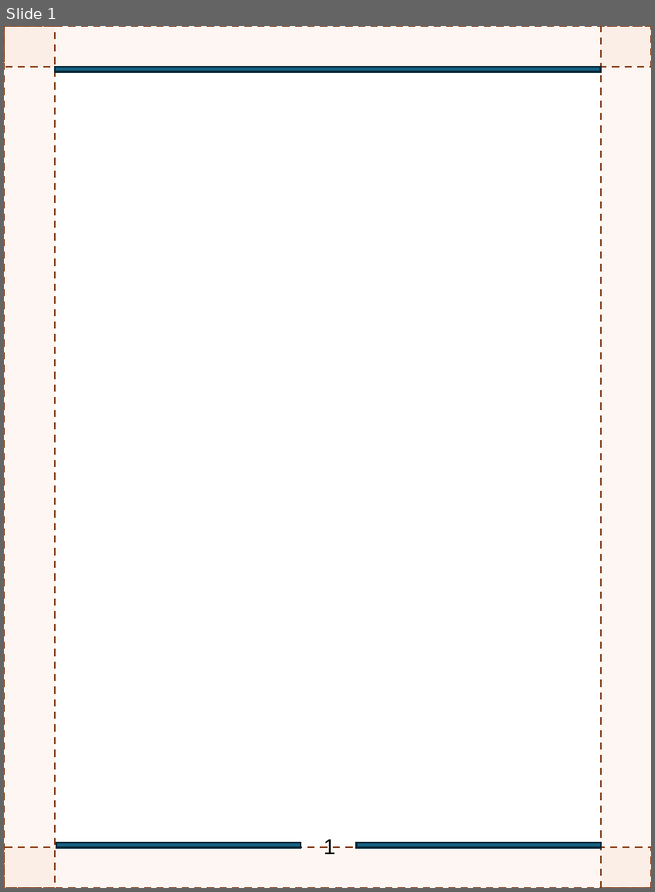
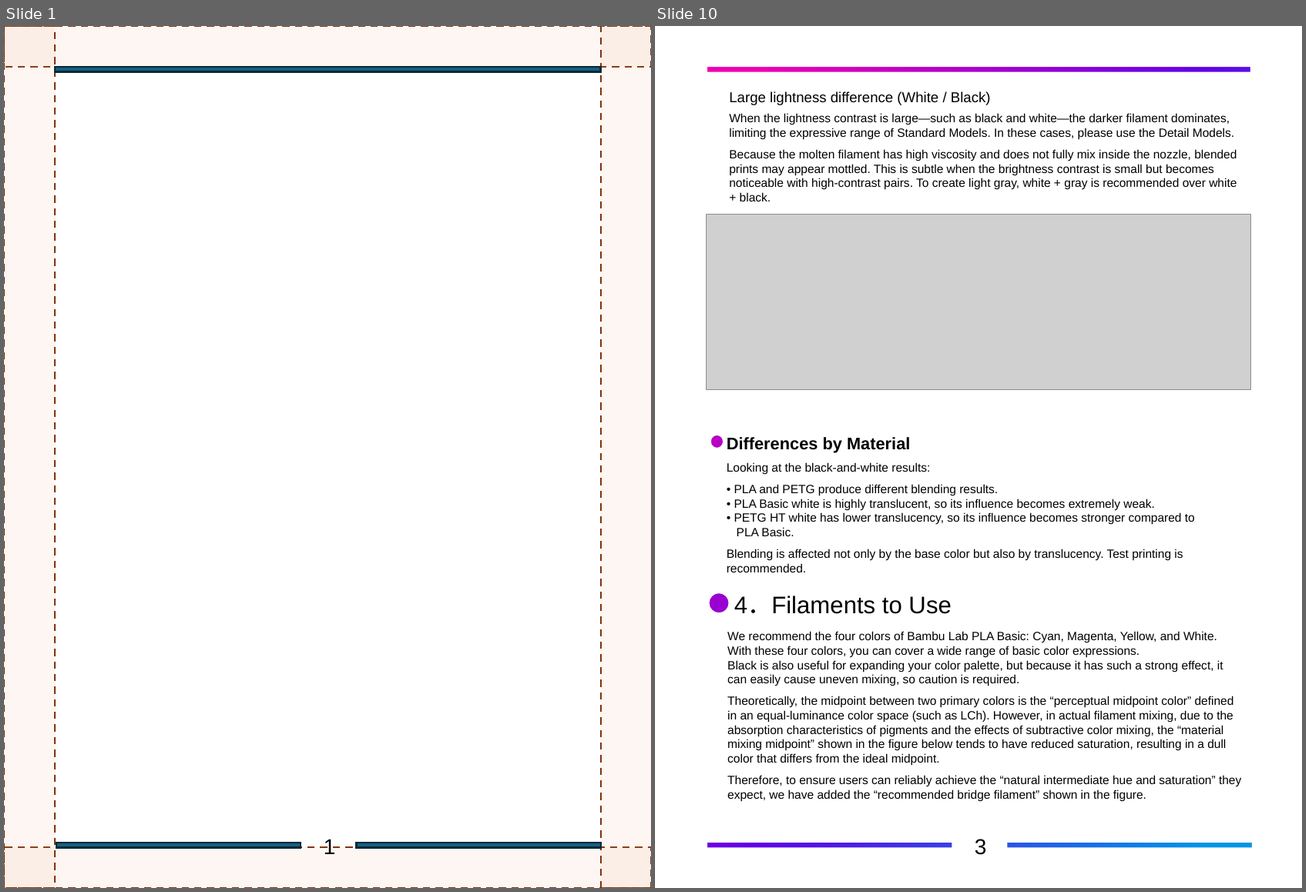
Before and after one commit to FlexChromaHQ/FlexChroma, a slide deck: Documents/Original/FlexChroma_Blend_Filament_EN.pptx. Shown side by side, each under a label of ours: slide 1 before the commit, slides 1 and 10 after it; the slides between them are not shown. The pictures are 655x892 and 1306x892 pixels, drawn with LibreOffice and Linux fonts; fonts in the diff are those of the drawing; grey boxes stand for pictures. Boxes give left, top, right and bottom in pixels: in the first picture for what was removed or moved away, otherwise in the second. Text is boxed around its words. In the diff, an @@ line names an element or a change of style, - is before the commit and + after.

Commit message:
Update Blend fialment guide En

```diff
--- a/Documents/Original/FlexChroma_Blend_Filament_EN.pptx
+++ b/Documents/Original/FlexChroma_Blend_Filament_EN.pptx
@@ slide 10 added at (x1=655, y1=26, x2=1302, y2=888), background #FFFFFF @@
@@ freeform shape added at (x1=656, y1=26, x2=1302, y2=888), fill #FFFFFF @@
@@ rectangle added at (x1=663, y1=34, x2=1296, y2=880), fill gradient #EE00B0 to #6200E8 to #0095E5 @@
@@ text added at (x1=729, y1=91, x2=1236, y2=202), 10 pt, text #000000 @@
+Large lightness difference (White / Black)
+When the lightness contrast is large—such as black and white—the darker filament dominates, limiting the expressive range of Standard Models. In these cases, please use the Detail Models.
+Because the molten filament has high viscosity and does not fully mix inside the nozzle, blended prints may appear mottled. This is subtle when the brightness contrast is small but becomes noticeable with high-contrast pairs. To create light gray, white + gray is recommended over white + black.
@@ picture added at (x1=706, y1=214, x2=1250, y2=390) @@
@@ text added at (x1=727, y1=437, x2=1195, y2=573), 10 pt, text #000000 @@
+Differences by Material
+Looking at the black-and-white results:
+• PLA and PETG produce different blending results.
+• PLA Basic white is highly translucent, so its influence becomes extremely weak.
+• PETG HT white has lower translucency, so its influence becomes stronger compared to
+PLA Basic.
+Blending is affected not only by the base color but also by translucency. Test printing is recommended.
@@ text added at (x1=734, y1=596, x2=951, y2=614), 20 pt, text #000000 @@
+4．Filaments to Use
@@ text added at (x1=727, y1=631, x2=1241, y2=801), 10 pt, text #000000 @@
+We recommend the four colors of Bambu Lab PLA Basic: Cyan, Magenta, Yellow, and White.
+With these four colors, you can cover a wide range of basic color expressions.
+Black is also useful for expanding your color palette, but because it has such a strong effect, it can easily cause uneven mixing, so caution is required.
+Theoretically, the midpoint between two primary colors is the “perceptual midpoint color” defined in an equal-luminance color space (such as LCh). However, in actual filament mixing, due to the absorption characteristics of pigments and the effects of subtractive color mixing, the “material mixing midpoint” shown in the figure below tends to have reduced saturation, resulting in a dull color that differs from the ideal midpoint.
+Therefore, to ensure users can reliably achieve the “natural intermediate hue and saturation” they expect, we have added the “recommended bridge filament” shown in the figure.
@@ text added at (x1=975, y1=839, x2=987, y2=855), 18 pt, text #000000 @@
+3
```
Also in this commit, not shown: 5 slides changed, 6 other slides added, 7 slides removed, 3 other files.
